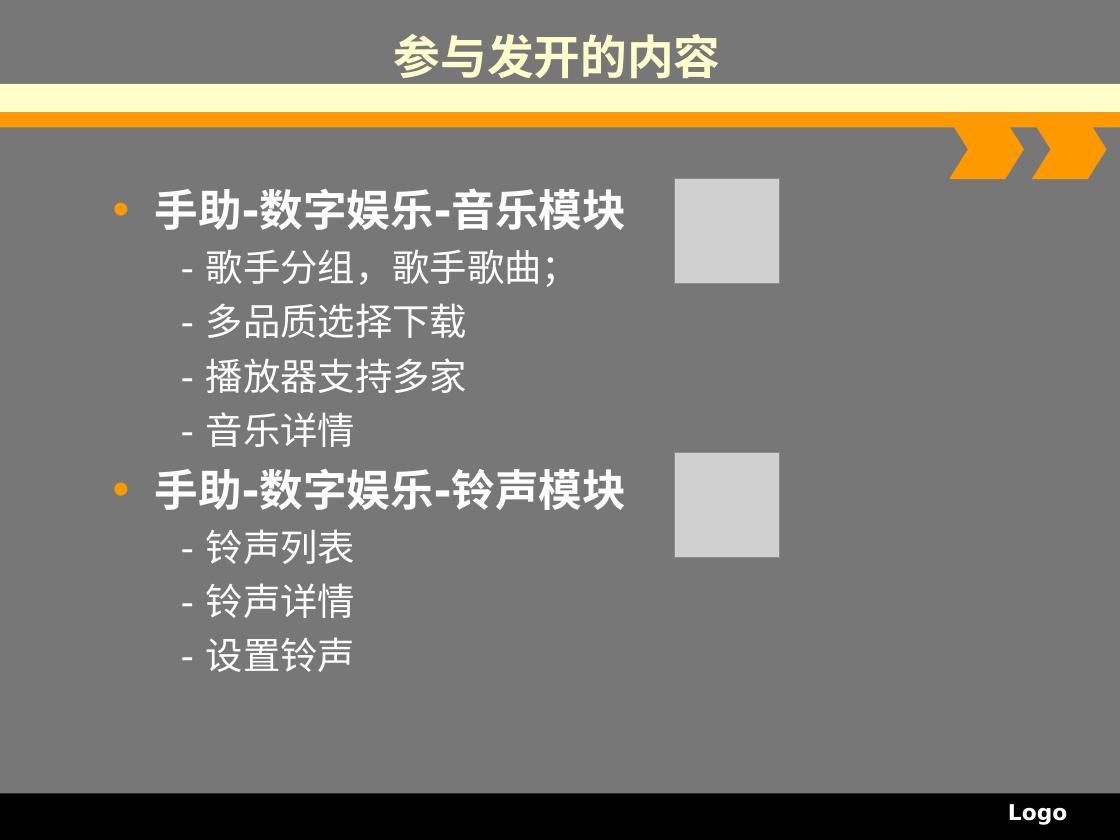
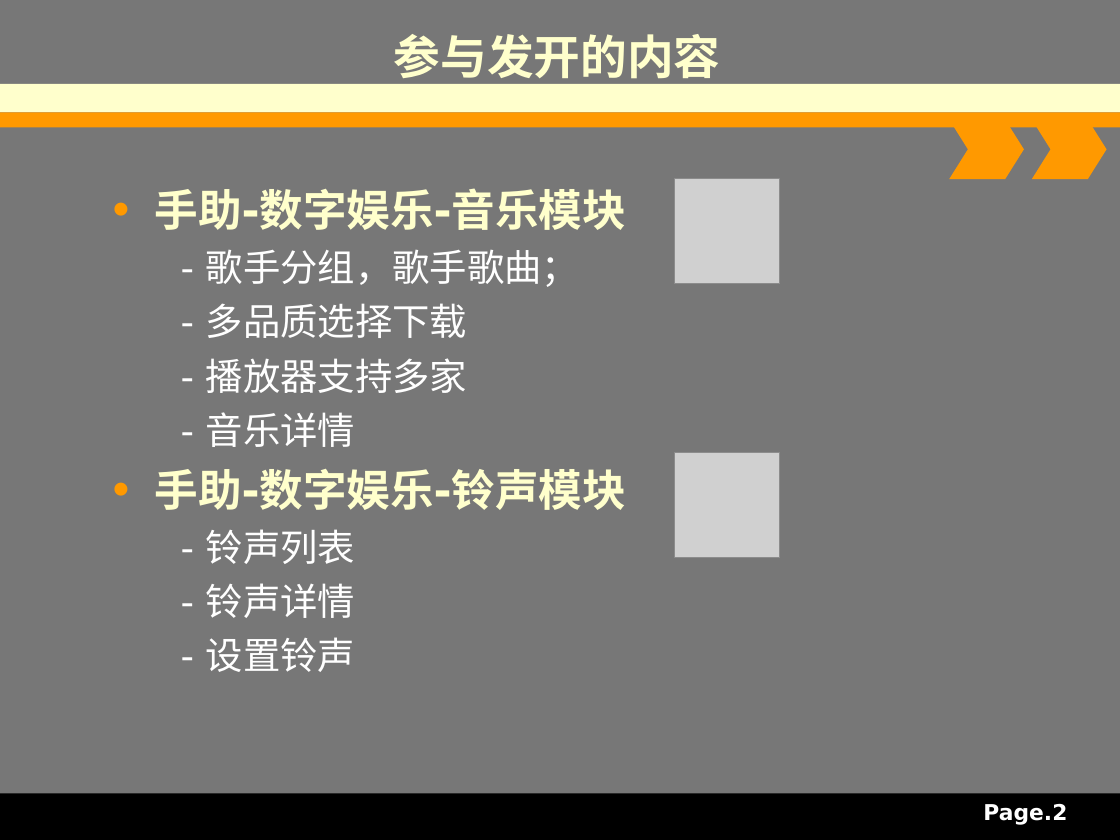
Before and after one commit to tianlanse93/Blogs, a slide deck: slide 3 of 实习生转正自评.ppt. Drawn at 1120x840 pixels with LibreOffice and Linux fonts; fonts in the diff are those of the drawing; grey boxes stand for pictures. Boxes give left, top, right and bottom in pixels: in the first picture for what was removed or moved away, otherwise in the second. Text is boxed around its words. In the diff, an @@ line names an element or a change of style, - is before the commit and + after.

```diff
--- a/实习生转正自评.ppt
+++ b/实习生转正自评.ppt
@@ text at (155, 188, 626, 510): text colour #FFFFFF to #FFFFCC in "手助-数字娱乐-音乐模块", "手助-数字娱乐-铃声模块" @@
@@ text at (983, 804, 1067, 825): text changed @@
-Logo
+Page.2
```
Also in this commit, not shown: 3 other slides changed, 1 slide added, 8 slides removed.
